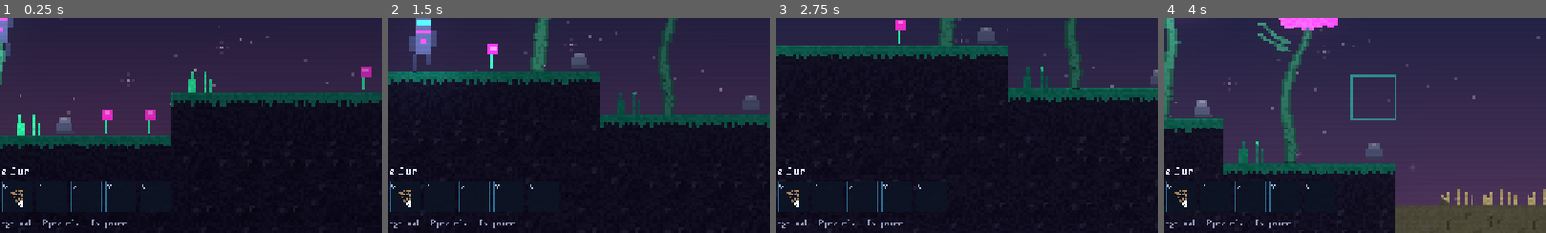
Above: before the commit, frames 1-4 (left to right).
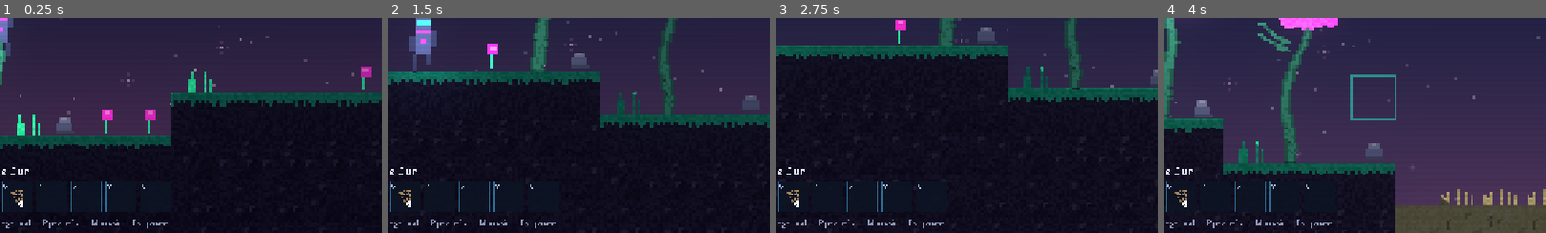
Above: after the commit, the same moments.

Repository: jaygriggsau/exocraft
Game: Godot game, scene res://scenes/Main.tscn
The game is run twice, just before and just after one commit, with the same random seed, the same clock (stepped at 60 frames per second) and the same inputs.
Inputs (mouse positions are % of the whole screen's width and height, from its top left):
- Up to frame 1 (0.25 s): no input
- Up to frame 2 (1.5 s): tap Enter at 0.5 s; move the mouse to (72, 45) at 0.52 s; hold D (move_right) from 0.53 s (still down); tap M at 0.6 s; click (72, 45) at 0.67 s; tap Space (jump) at 0.77 s; move the mouse to (30, 55) at 1.27 s; tap F (interact) at 1.35 s
- Up to frame 3 (2.75 s): tap Space (jump) at 1.52 s; tap M at 1.55, 2.3 s; move the mouse to (60, 28) at 2.02 s; release D (move_right) at 2.03 s; hold A (move_left) from 2.03 s (still down); hold Shift (sprint) from 2.03 s (still down)
- Up to frame 4 (4 s): move the mouse to (45, 70) at 2.77 s; release A (move_left) at 2.78 s; release Shift (sprint) at 2.78 s; hold D (move_right) from 2.78 s (still down); tap P (toggle_enemies) at 2.85 s; click (45, 70) at 2.92 s; tap Space (jump) at 3.02, 3.77 s; tap M at 3.05, 3.6 s; move the mouse to (80, 65) at 3.52 s
The pictures show only the part of the screen within x 50-100%, y 50-100%; the shares and areas given below are measured in that part.

The runs differ from the first frame. In frame 1, 0.1% of the frame differs, in the area x 24-44%, y 93-98%; in frame 2, 0.1%; in frame 3, 0.1%; in frame 4, 0.1%.

Commit message:
Add procedural 16-bit atmospheric music
- New Music autoload synthesises ambient chiptune live with an
  AudioStreamGenerator (no audio files): slow chord pad + triangle bass + soft
  square arpeggio, through a low-pass + reverb bus
- Chord progression shifts between a brighter day set and a moodier night set
- Toggle with M or the pause menu; verified the synth outputs a clean,
  non-clipping signal (rms ~0.13)

https://claude.ai/code/session_01Lbtdt6KHnYyPZuVhH3cTWJ

Diff:
--- a/project.godot
+++ b/project.godot
@@ -22,6 +22,7 @@
 ItemDB="*res://scripts/autoload/ItemDB.gd"
 Art="*res://scripts/autoload/Art.gd"
 Game="*res://scripts/autoload/Game.gd"
+Music="*res://scripts/autoload/Music.gd"
 
 [display]
 
--- /dev/null
+++ b/scripts/autoload/Music.gd
@@ -0,0 +1,117 @@
+extends Node
+## Procedural 16-bit atmospheric music. Synthesised live with an
+## AudioStreamGenerator (no audio files) — a slow chord pad, a triangle bass and
+## a soft square arpeggio, run through a reverb + low-pass bus. The chord
+## progression shifts between a brighter "day" set and a moodier "night" set.
+
+const SR := 22050.0
+const CHORD_LEN := 6.0     ## seconds per chord
+const ARP_LEN := 0.5       ## seconds per arpeggio note
+
+# chord = semitone offsets from the root; built into 4 voices
+const ROOT := 220.0        ## A3
+const DAY := [[0, 3, 7, 12], [-4, 0, 3, 8], [3, 7, 10, 15], [-2, 2, 5, 10]]   # Am F C G
+const NIGHT := [[0, 3, 7, 12], [5, 8, 12, 17], [-4, 0, 3, 8], [7, 10, 14, 19]] # Am Dm F Em
+
+var _player: AudioStreamPlayer
+var _playback                 # AudioStreamGeneratorPlayback (untyped: getter returns base)
+var _enabled := true
+
+var _time := 0.0
+var _prog := DAY
+var _ci := -1
+var _chord: Array = []      # current chord frequencies (4)
+var _pad_phase := [0.0, 0.0, 0.0, 0.0]
+var _bass_phase := 0.0
+var _arp_phase := 0.0
+var _arp_step := -1
+var _arp_freq := 220.0
+var _arp_t0 := 0.0
+
+func _ready() -> void:
+	var bus := AudioServer.bus_count
+	AudioServer.add_bus(bus)
+	AudioServer.set_bus_name(bus, "Music")
+	var lp := AudioEffectLowPassFilter.new()
+	lp.cutoff_hz = 4200.0
+	AudioServer.add_bus_effect(bus, lp)
+	var rv := AudioEffectReverb.new()
+	rv.room_size = 0.85
+	rv.damping = 0.4
+	rv.wet = 0.35
+	AudioServer.add_bus_effect(bus, rv)
+	AudioServer.set_bus_volume_db(bus, -9.0)
+
+	var gen := AudioStreamGenerator.new()
+	gen.mix_rate = SR
+	gen.buffer_length = 0.25
+	_player = AudioStreamPlayer.new()
+	_player.stream = gen
+	_player.bus = "Music"
+	add_child(_player)
+	_player.play()
+	_playback = _player.get_stream_playback()
+	_set_chord(0)
+
+func _process(_dt: float) -> void:
+	if _playback == null:
+		return
+	var frames: int = _playback.get_frames_available()
+	if frames <= 0:
+		return
+	var buf := PackedVector2Array()
+	buf.resize(frames)
+	for i in frames:
+		var v := _render()
+		buf[i] = Vector2(v, v)
+	_playback.push_buffer(buf)
+
+# render one mono sample, advancing all oscillators
+func _render() -> float:
+	_time += 1.0 / SR
+
+	var ci := int(_time / CHORD_LEN)
+	if ci != _ci:
+		_ci = ci
+		_prog = NIGHT if _is_night() else DAY
+		_set_chord(ci)
+
+	var step := int(_time / ARP_LEN)
+	if step != _arp_step:
+		_arp_step = step
+		_arp_freq = _chord[step % _chord.size()] * 2.0
+		_arp_t0 = _time
+
+	var vib := 1.0 + sin(TAU * 0.2 * _time) * 0.004
+	var s := 0.0
+	for v in 4:
+		_pad_phase[v] = fposmod(_pad_phase[v] + TAU * _chord[v] * vib / SR, TAU)
+		s += sin(_pad_phase[v]) * 0.075
+	_bass_phase = fposmod(_bass_phase + TAU * (_chord[0] * 0.5) / SR, TAU)
+	s += _tri(_bass_phase) * 0.11
+	_arp_phase = fposmod(_arp_phase + TAU * _arp_freq / SR, TAU)
+	var aenv := exp(-(_time - _arp_t0) / 0.18) * (0.06 if _is_night() else 0.10)
+	s += _sqr(_arp_phase) * aenv
+	return clampf(s, -0.95, 0.95) * (1.0 if _enabled else 0.0)
+
+func _set_chord(ci: int) -> void:
+	var c: Array = _prog[ci % _prog.size()]
+	_chord = []
+	for semi in c:
+		_chord.append(ROOT * pow(2.0, float(semi) / 12.0))
+
+func _is_night() -> bool:
+	return Game.time_of_day < 0.24 or Game.time_of_day >= 0.76
+
+func _tri(ph: float) -> float:
+	var x := ph / TAU
+	return 4.0 * absf(x - 0.5) - 1.0
+
+func _sqr(ph: float) -> float:
+	return 1.0 if sin(ph) >= 0.0 else -1.0
+
+func toggle() -> void:
+	_enabled = not _enabled
+
+func is_enabled() -> bool:
+	return _enabled
--- a/scripts/ui/HUD.gd
+++ b/scripts/ui/HUD.gd
@@ -262,7 +262,7 @@
 	_info_label.position = Vector2(18, 52)
 	add_child_control(_info_label)
 
-	_hint = _make_label("Move WAD  •  L-Click use/deploy  •  R-Click mine/dismantle  •  1-0/Scroll hotbar  •  E inventory  •  F storage pod  •  P peaceful  •  Esc pause", 13)
+	_hint = _make_label("Move WAD  •  L-Click use/deploy  •  R-Click mine/dismantle  •  1-0/Scroll hotbar  •  E inventory  •  F storage pod  •  P peaceful  •  M music  •  Esc pause", 13)
 	_hint.modulate = Color(0.7, 0.75, 0.9, 0.8)
 	add_child_control(_hint)
 
@@ -424,6 +424,7 @@
 	_pause_panel.add_child(_pause_title)
 	_add_pause_button("Resume", func(): _set_paused(false))
 	_add_pause_button("Toggle Fullscreen", _toggle_fullscreen)
+	_add_pause_button("Toggle Music", func(): Music.toggle())
 	_add_pause_button("Toggle Enemies", func(): Game.toggle_enemies())
 
 func _add_pause_button(text: String, cb: Callable) -> void:
@@ -460,6 +461,8 @@
 		var k := (e as InputEventKey).physical_keycode
 		if k == KEY_F11:
 			_toggle_fullscreen()
+		elif k == KEY_M:
+			Music.toggle()
 		elif k >= KEY_1 and k <= KEY_9:
 			Game.inventory.select(k - KEY_1)
 		elif k == KEY_0:
Not shown, added: scripts/autoload/Music.gd.uid
Not shown, changed: README.md
